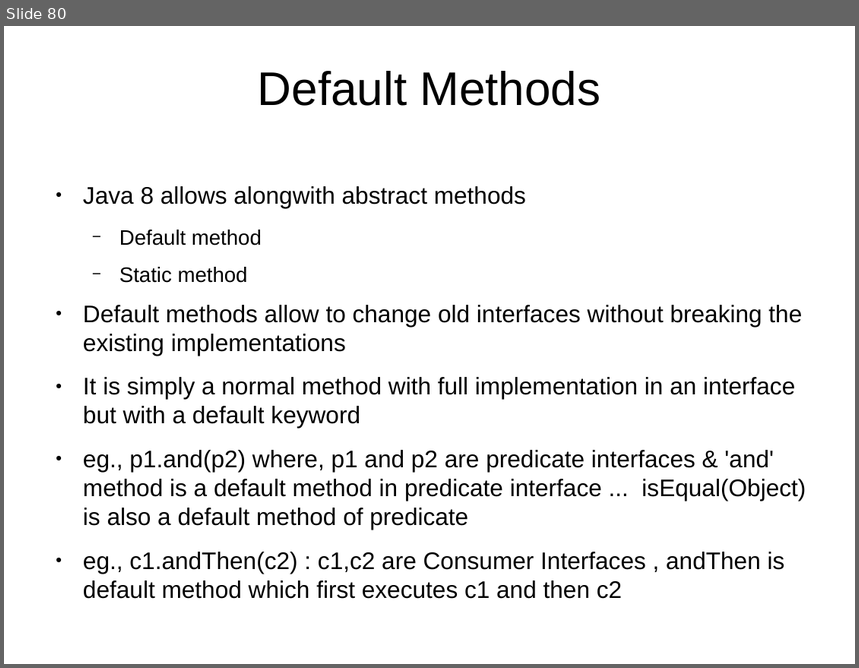
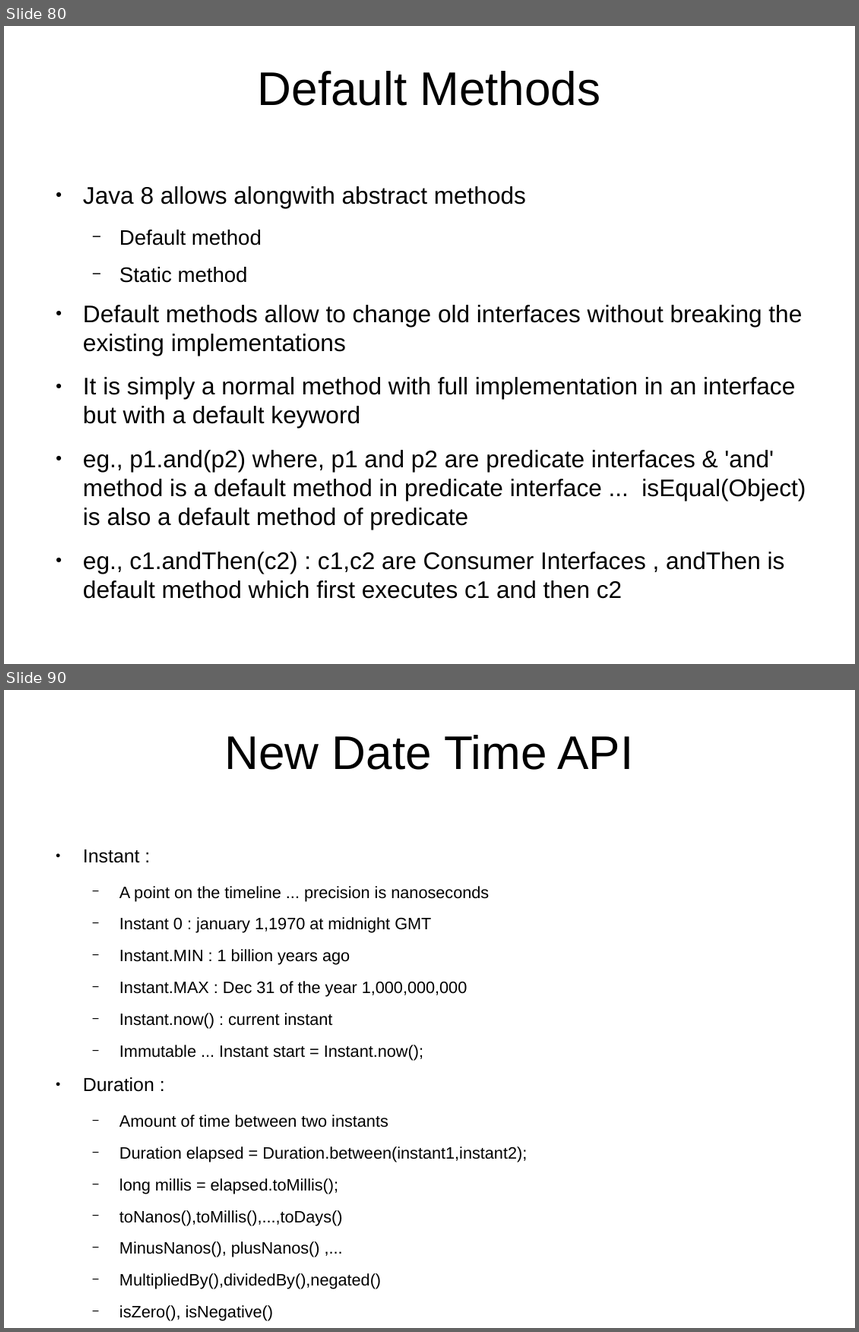
Before and after one commit to shikha-desai/Internship_PreWork, a slide deck: Java/Java_Notes.odp. Shown one above the other, each under a label of ours: slide 80 before the commit, slides 80 and 90 after it; the slides between them are not shown. The pictures are 859x668 and 859x1332 pixels, drawn with LibreOffice and Linux fonts; fonts in the diff are those of the drawing; background and template pictures are left out. Boxes give left, top, right and bottom in pixels: in the first picture for what was removed or moved away, otherwise in the second. Text is boxed around its words. In the diff, an @@ line names an element or a change of style, - is before the commit and + after.

```diff
--- a/Java/Java_Notes.odp
+++ b/Java/Java_Notes.odp
@@ slide 90 added at (x1=4, y1=690, x2=855, y2=1328), background picture (left out) @@
@@ title added at (x1=225, y1=735, x2=634, y2=770), 44 pt, text #000000 @@
+New Date Time API
@@ text added at (x1=83, y1=850, x2=527, y2=1226), 15.3 pt, text #000000 @@
+● Instant :
+  − A point on the timeline ... precision is nanoseconds
+  − Instant 0 : january 1,1970 at midnight GMT
+  − Instant.MIN : 1 billion years ago
+  − Instant.MAX : Dec 31 of the year 1,000,000,000
+  − Instant.now() : current instant
+  − Immutable ... Instant start = Instant.now();
+● Duration :
+  − Amount of time between two instants
+  − Duration elapsed = Duration.between(instant1,instant2);
+  − long millis = elapsed.toMillis();
+  − toNanos(),toMillis(),...,toDays()
+  − MinusNanos(), plusNanos() ,...
+  − MultipliedBy(),dividedBy(),negated()
+  − isZero(), isNegative()
```
Also in this commit, not shown: 3 slides changed, 13 other slides added, 1 other file.
